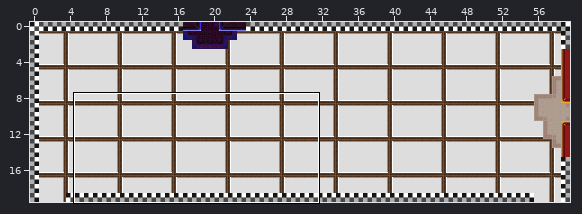
An edit to a level. Tiled map, Assets/maps/HubRooms/2 - Lower Class Rooms/Kitchen Probably.tmx. The first picture is a wide view before the edit; the outline marks the close-up.
Close-up. Before:
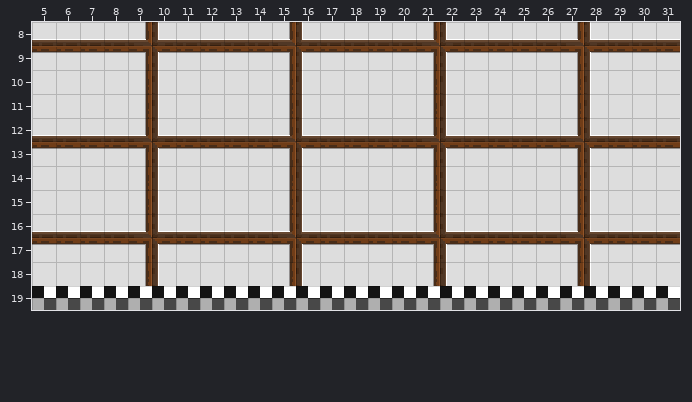
Cells are 16x16 px. Shown: x 5..31, y 8..19. The commit also changed other parts of the map, which this record leaves out.
After the commit:
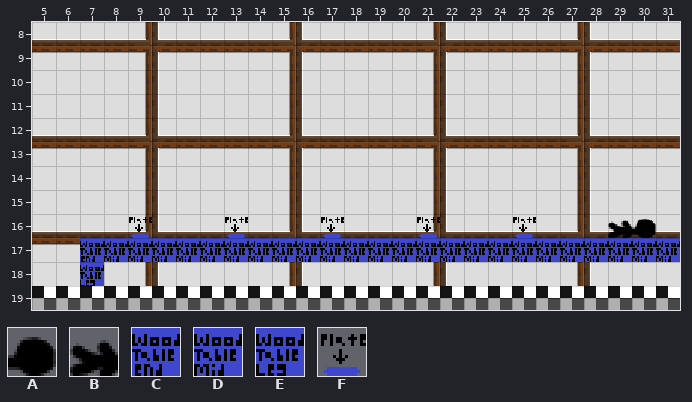
Key: from "PlaceholderSprites": A 62 flipped on the other diagonal, B 77 flipped on the other diagonal; from "Possible Extra Art": C 0, D 1, E 2, F 3.
_ is an empty cell, . an unchanged one.
Tiles of an added or newly shown layer are drawn over the layers below it.
Changes in this commit:
--- layer "annotations (for game objects)" (added)
@@ x 29..30 @@
-16 __
+16 BA
--- layer "foreground"
@@ x 7..31 @@
-16 .._..._..._..._..._......
-17 _________________________
-18 _........................
+16 ..F...F...F...F...F......
+17 CDDDDDDDDDDDDDDDDDDDDDDDD
+18 E........................
Boxes around the changes in both close-ups, in picture pixels (x1, y1, x2, y2):
added: (80, 217, 680, 286)
